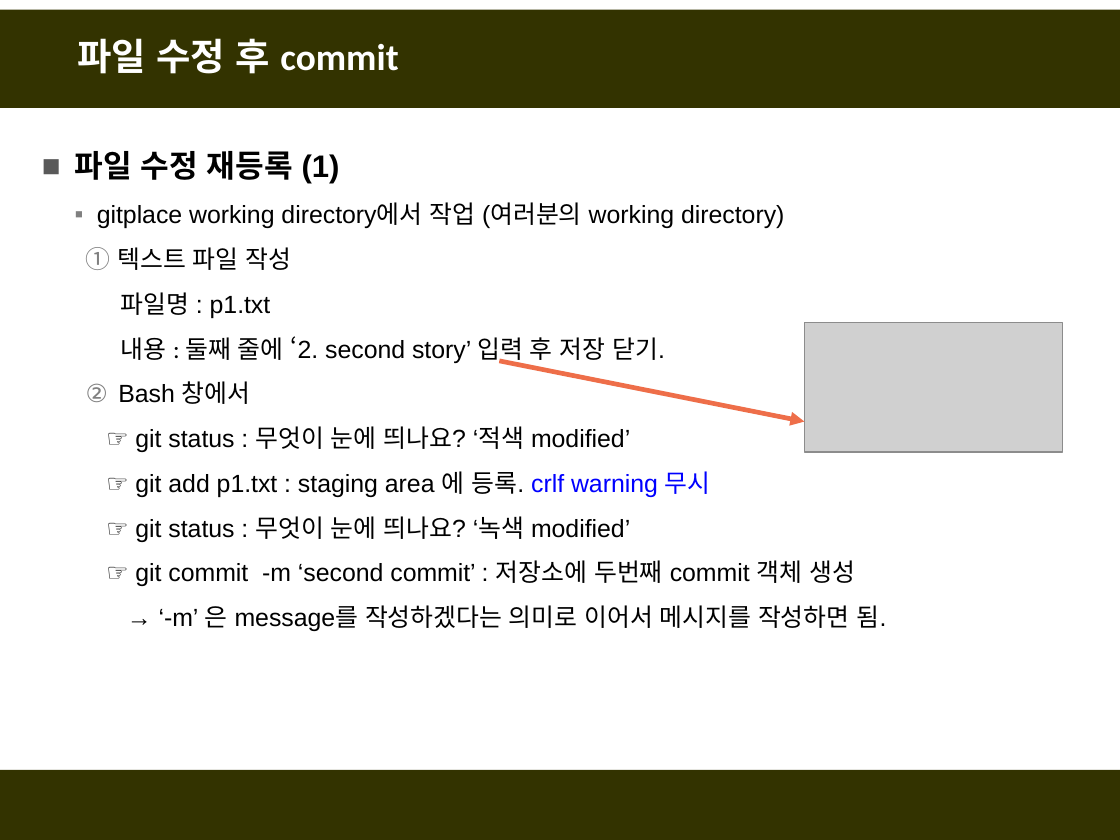
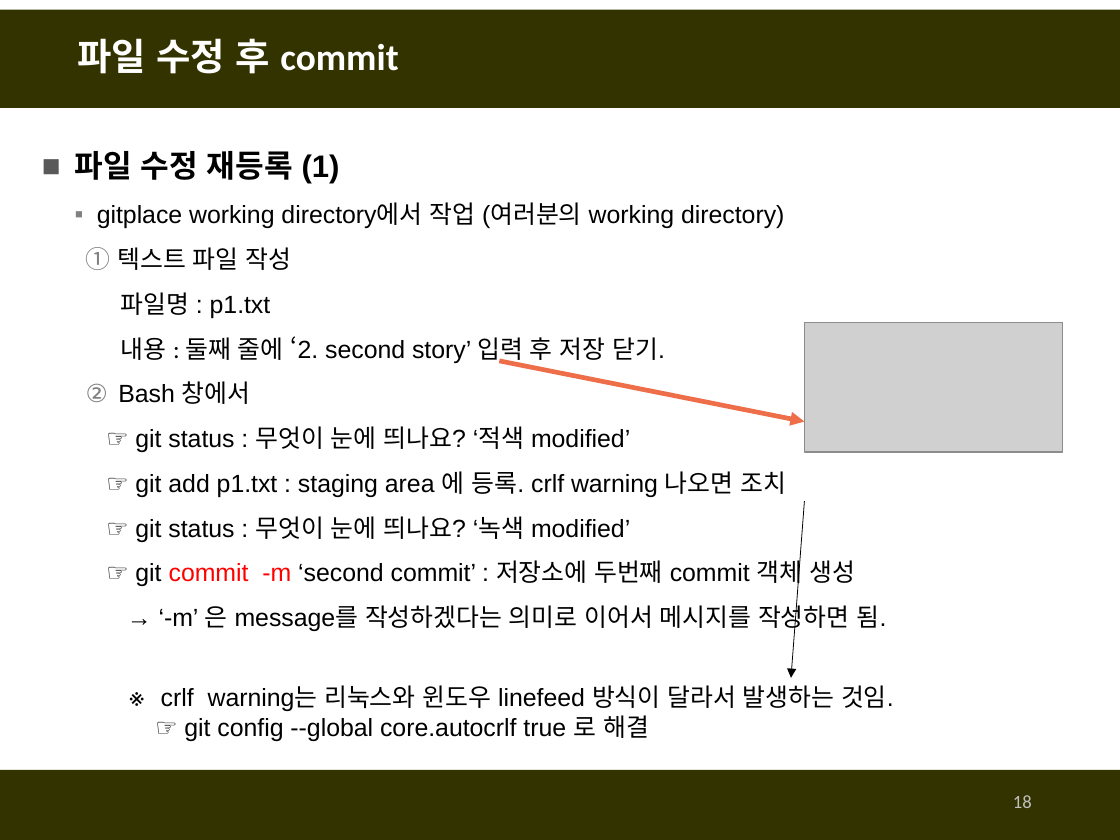
Before and after one commit to fasthill/github-lecture, a slide deck: slide 18 of git및github첫걸음.pptx (slide 17 before the commit). Drawn at 1120x840 pixels with LibreOffice and Linux fonts; fonts in the diff are those of the drawing; grey boxes stand for pictures. Boxes give left, top, right and bottom in pixels: in the first picture for what was removed or moved away, otherwise in the second. Text is boxed around its words. In the diff, an @@ line names an element or a change of style, - is before the commit and + after.

Commit message:
CRLF 변화 포함 재작성

```diff
--- a/git및github첫걸음.pptx
+++ b/git및github첫걸음.pptx
@@ text at [135, 471, 786, 497]: text changed @@
-  ☞ git add p1.txt : staging area 에 등록. crlf warning 무시
+  ☞ git add p1.txt : staging area 에 등록. crlf warning 나오면 조치
@@ arrow added from (804, 501) to (791, 678), #000000 0.5 pt @@
@@ text at [135, 556, 855, 588]: text colour #000000 to #FF0000 in "commit -m" @@
@@ text added at [161, 685, 894, 741], 16 pt, text #000000 @@
+※ crlf warning는 리눅스와 윈도우 linefeed 방식이 달라서 발생하는 것임.
+☞ git config --global core.autocrlf true 로 해결
@@ page number added at [1013, 795, 1032, 808], 12 pt, text #BFBFBF @@
+18
```
Also in this commit, not shown: 61 other slides changed, 5 slides added.
